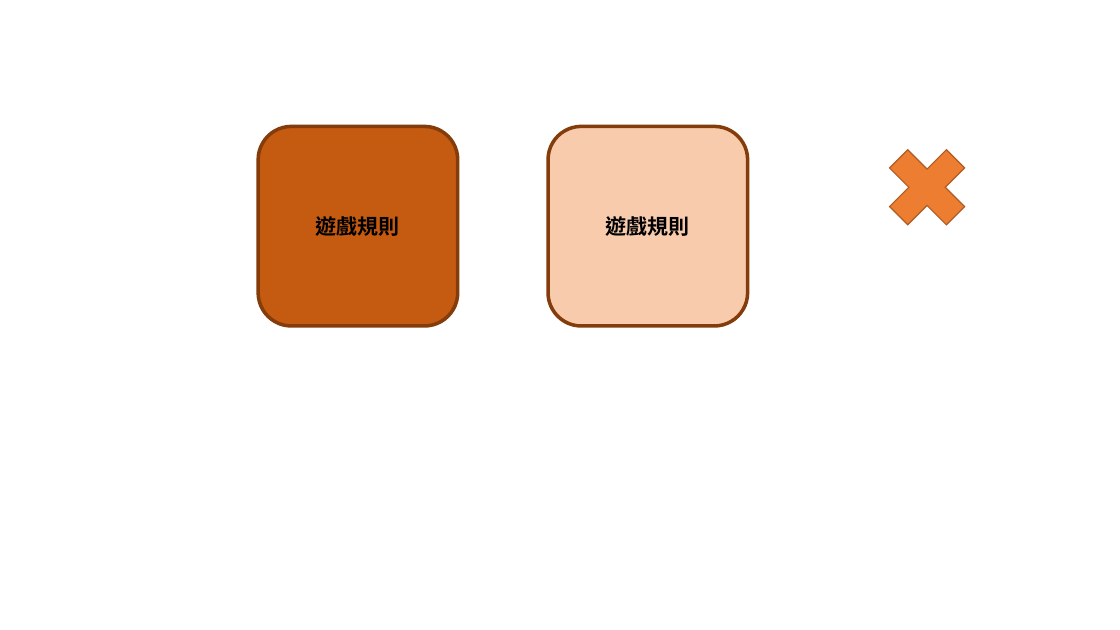
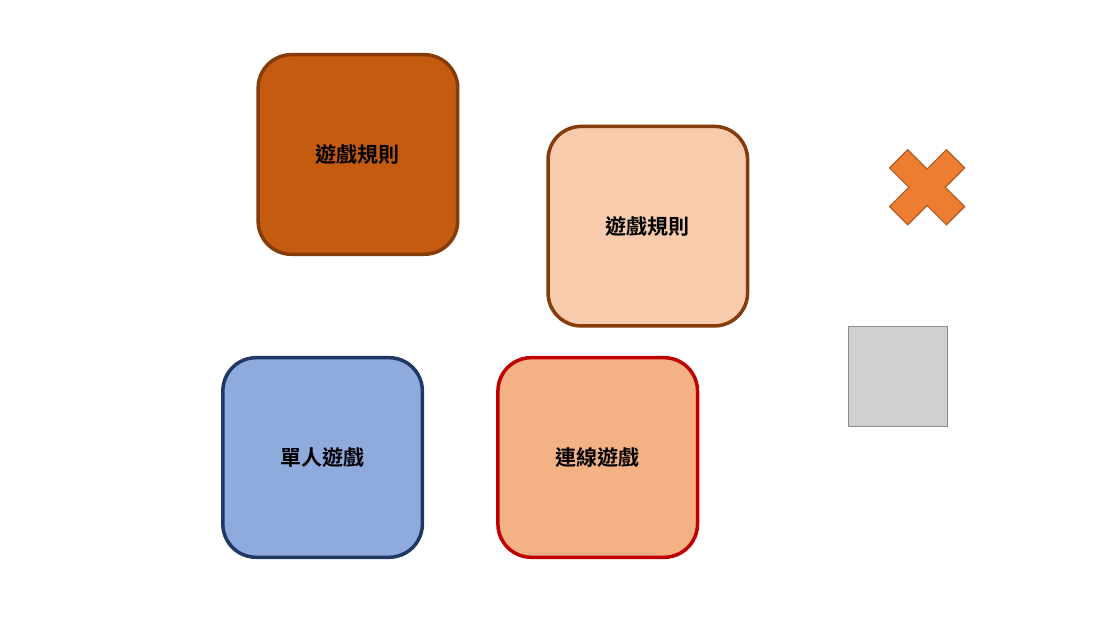
Before and after one commit to findketsuro/thirteen-branches, a slide deck: slide 3 of 圖片製作.pptx (slide 4 before the commit). Drawn at 1120x630 pixels with LibreOffice and Linux fonts; fonts in the diff are those of the drawing; grey boxes stand for pictures. Boxes give left, top, right and bottom in pixels: in the first picture for what was removed or moved away, otherwise in the second. Text is boxed around its words. In the diff, an @@ line names an element or a change of style, - is before the commit and + after.

```diff
--- a/圖片製作.pptx
+++ b/圖片製作.pptx
@@ rounded rectangle "遊戲規則" moved from (x1=258, y1=126, x2=458, y2=326) to (x1=258, y1=55, x2=458, y2=255) @@
@@ picture added at (x1=849, y1=327, x2=949, y2=427) @@
@@ rounded rectangle added at (x1=223, y1=358, x2=423, y2=558), fill #8FAADC, outline #203864 3 pt, 18 pt, text #000000, bold @@
+單人遊戲
@@ rounded rectangle added at (x1=498, y1=358, x2=698, y2=558), fill #F4B183, outline #C00000 3 pt, 18 pt, text #000000, bold @@
+連線遊戲
```
Also in this commit, not shown: 1 slide removed, 6 other files.
